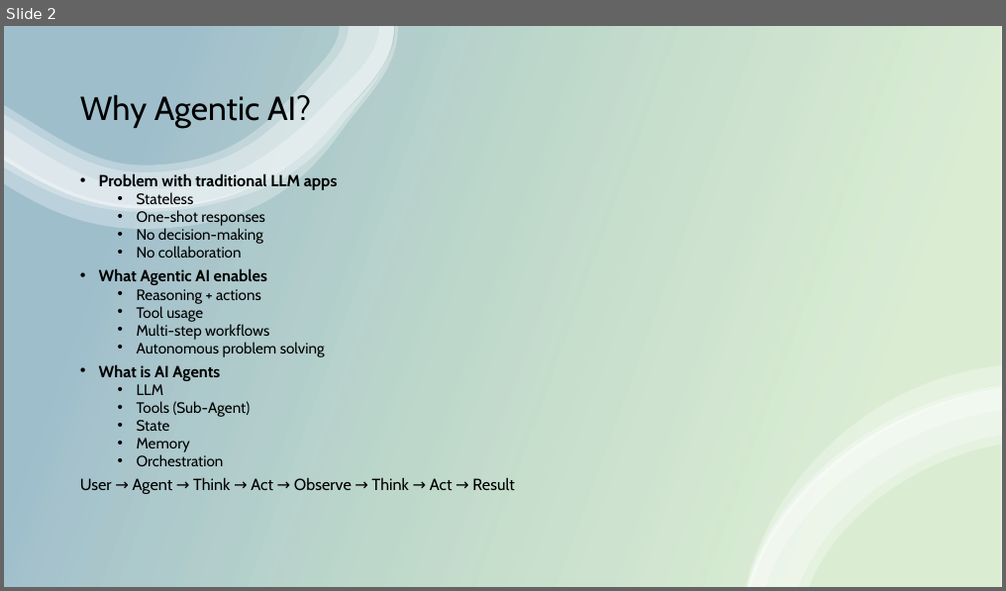
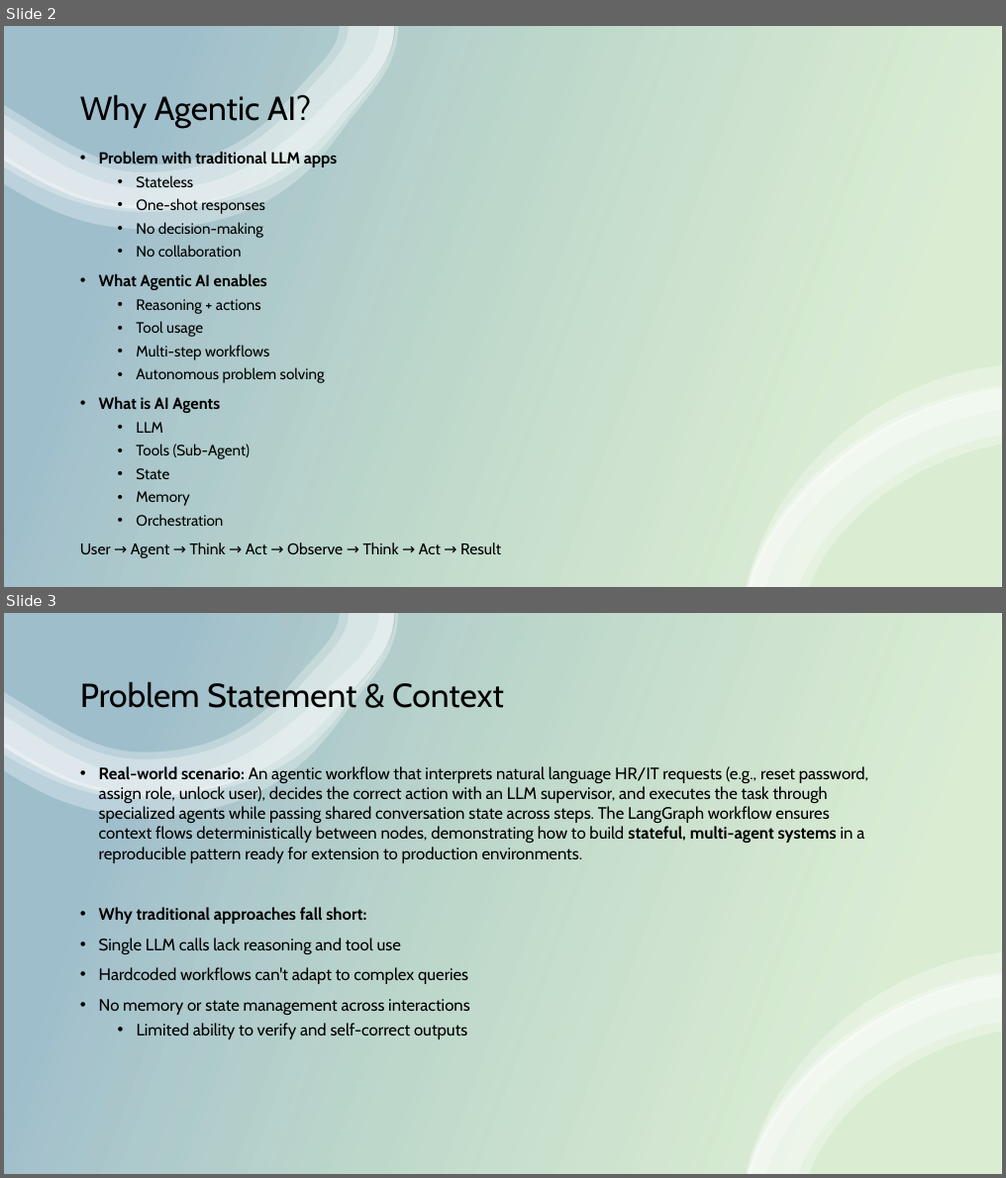
Before and after one commit to aklankdiwakar/BootcampLangGraph, a slide deck: PresentationBootCamp.pptx. Shown one above the other, each under a label of ours: slide 2 before the commit, slides 2 and 3 after it. The pictures are 1006x591 and 1006x1178 pixels, drawn with LibreOffice and Linux fonts; fonts in the diff are those of the drawing. Boxes give left, top, right and bottom in pixels: in the first picture for what was removed or moved away, otherwise in the second. Text is boxed around its words. In the diff, an @@ line names an element or a change of style, - is before the commit and + after.

```diff
--- a/PresentationBootCamp.pptx
+++ b/PresentationBootCamp.pptx
@@ slide 3 added at [4, 613, 1002, 1174], background #FFFFFF @@
@@ rectangle added at [4, 613, 1002, 1174], fill gradient #4EA72E to #156082 @@
@@ group added at [4, 613, 399, 816]: 4 freeform shapes @@
@@ title added at [80, 679, 504, 715], 32 pt, text #000000 @@
+Problem Statement & Context
@@ text added at [99, 766, 869, 1040], 16 pt, text #000000 @@
+• Real-world scenario: An agentic workflow that interprets natural language HR/IT requests (e.g., reset password, assign role, unlock user), decides the correct action with an LLM supervisor, and executes the task through specialized agents while passing shared conversation state across steps. The LangGraph workflow ensures context flows deterministically between nodes, demonstrating how to build stateful, multi-agent systems in a reproducible pattern ready for extension to production environments.
+• Why traditional approaches fall short:
+  • Single LLM calls lack reasoning and tool use
+    Hardcoded workflows can't adapt to complex queries
+    No memory or state management across interactions
+    Limited ability to verify and self-correct outputs
@@ group added at [746, 953, 1002, 1174]: 4 freeform shapes @@
@@ slide 2 changed as well @@
@@ text "Problem with traditional LLM apps": place and size @@
-text "Problem with traditional LLM apps" at [80, 174, 514, 494]
+text "Problem with traditional LLM apps" at [80, 151, 501, 559]
@@ text "Problem with traditional LLM apps" at [80, 151, 501, 559]: size 15.5 to 15 pt in "User → Agent → Think → Act ..."; line spacing 0.7 to 1 @@
```
Also in this commit, not shown: 5 other slides changed, 3 other slides added.
